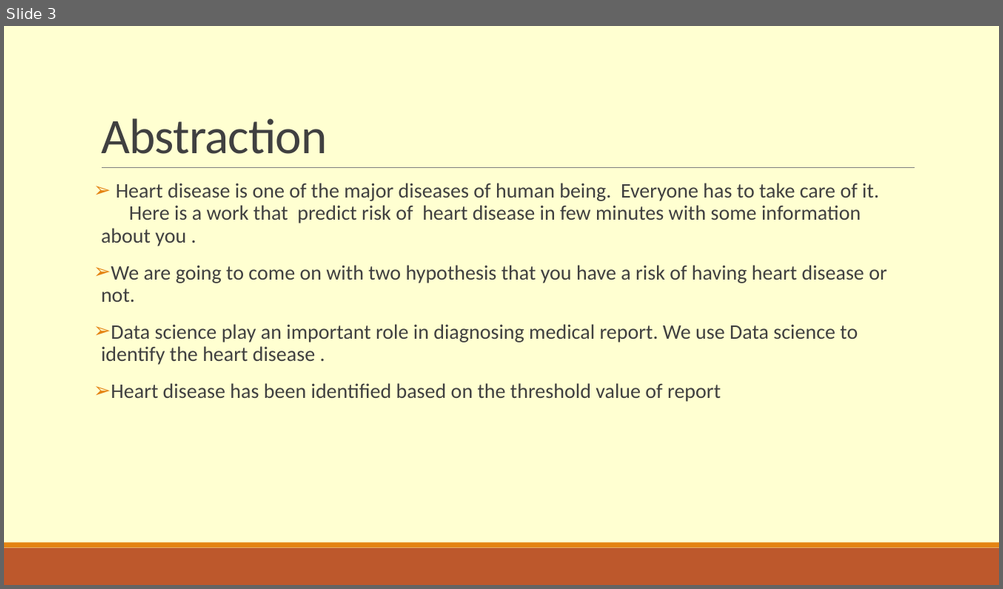
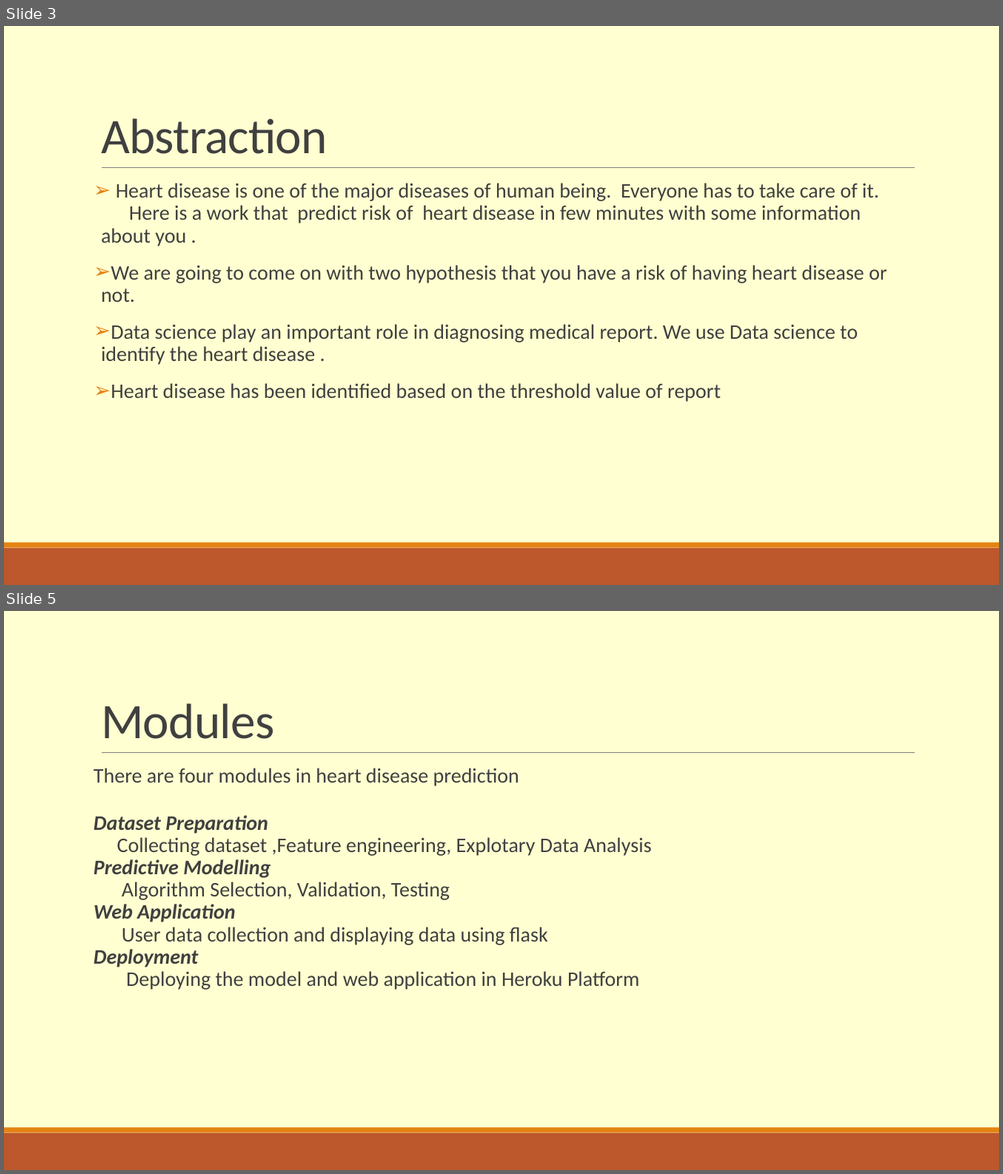
Before and after one commit to Mano181/Heart_Disease_Prediction, a slide deck: Heart Disease Prediction.pptx. Shown one above the other, each under a label of ours: slide 3 before the commit, slides 3 and 5 after it; the slides between them are not shown. The pictures are 1003x589 and 1003x1174 pixels, drawn with LibreOffice and Linux fonts; fonts in the diff are those of the drawing. Boxes give left, top, right and bottom in pixels: in the first picture for what was removed or moved away, otherwise in the second. Text is boxed around its words. In the diff, an @@ line names an element or a change of style, - is before the commit and + after.

Commit message:
Updated PPT

```diff
--- a/Heart Disease Prediction.pptx
+++ b/Heart Disease Prediction.pptx
@@ slide 5 added at (4, 611, 999, 1170), background #FFFFD1; not listed: 3 template elements that a slide beside it also shows @@
@@ title added at (101, 703, 274, 739), 48 pt, text #404040 @@
+Modules
@@ text added at (94, 768, 652, 990), 20 pt, text #404040 @@
+There are four modules in heart disease prediction
+Dataset Preparation
+Collecting dataset ,Feature engineering, Explotary Data Analysis
+Predictive Modelling
+Algorithm Selection, Validation, Testing
+Web Application
+User data collection and displaying data using flask
+Deployment
+Deploying the model and web application in Heroku Platform
```
Also in this commit, not shown: 1 slide changed, 1 slide removed.
